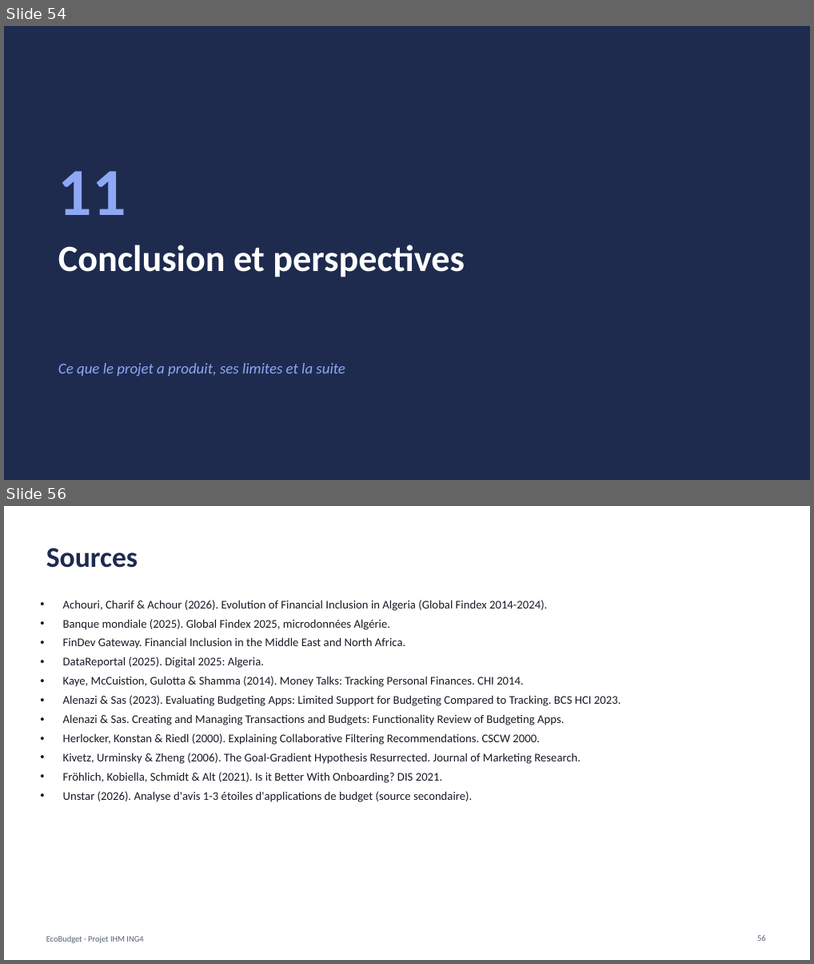
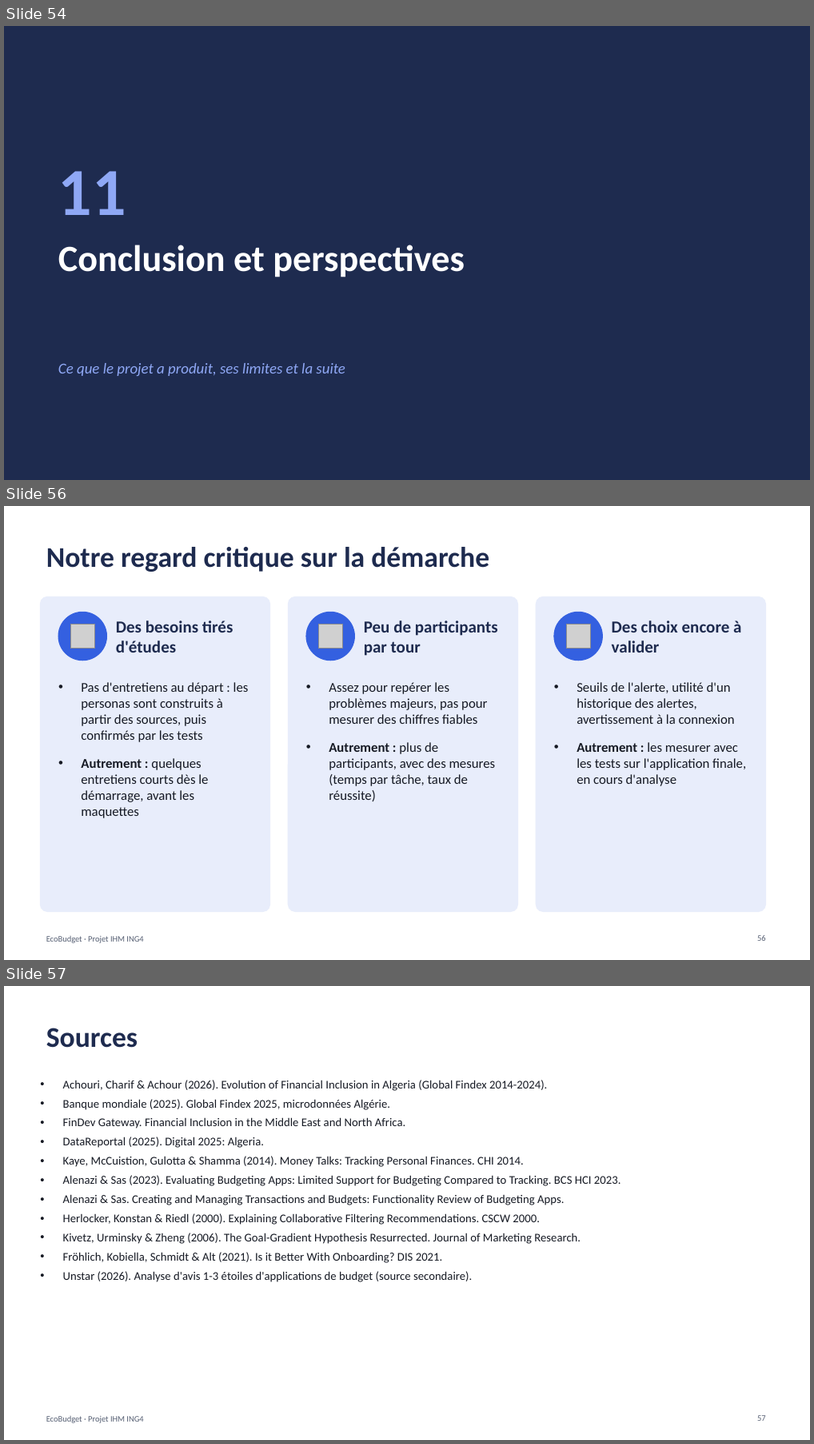
Before and after one commit to kaderouadahi/EcoBudget, a slide deck: livrables/EcoBudget.pptx. Shown one above the other, each under a label of ours: slides 54 and 56 before the commit, slides 54, 56 and 57 after it; the slides between them are not shown. The pictures are 814x964 and 814x1444 pixels, drawn with LibreOffice and Linux fonts; fonts in the diff are those of the drawing; grey boxes stand for pictures. Boxes give left, top, right and bottom in pixels: in the first picture for what was removed or moved away, otherwise in the second. Text is boxed around its words. In the diff, an @@ line names an element or a change of style, - is before the commit and + after.

Commit message:
docs: diaporama, regard critique sur la démarche

```diff
--- a/livrables/EcoBudget.pptx
+++ b/livrables/EcoBudget.pptx
@@ slide 56 added at (x1=4, y1=506, x2=810, y2=960), background #FFFFFF; not listed: 1 template element that a slide beside it also shows @@
@@ title added at (x1=46, y1=547, x2=490, y2=572), 34 pt, text #1E2B4F, bold @@
+Notre regard critique sur la démarche
@@ rounded rectangle added at (x1=40, y1=596, x2=270, y2=912), fill #E8EDFB, outline #E8EDFB 1 pt @@
@@ rounded rectangle added at (x1=288, y1=596, x2=518, y2=912), fill #E8EDFB, outline #E8EDFB 1 pt @@
@@ rounded rectangle added at (x1=536, y1=596, x2=766, y2=912), fill #E8EDFB, outline #E8EDFB 1 pt @@
@@ ellipse added at (x1=58, y1=612, x2=107, y2=660), fill #3460E0, outline #3460E0 1 pt @@
@@ picture added at (x1=70, y1=624, x2=94, y2=648) @@
@@ text added at (x1=116, y1=620, x2=233, y2=652), 20 pt, text #1E2B4F, bold @@
+Des besoins tirés d'études
@@ ellipse added at (x1=306, y1=612, x2=355, y2=660), fill #3460E0, outline #3460E0 1 pt @@
@@ picture added at (x1=318, y1=624, x2=342, y2=648) @@
@@ text added at (x1=364, y1=620, x2=498, y2=656), 20 pt, text #1E2B4F, bold @@
+Peu de participants par tour
@@ ellipse added at (x1=554, y1=612, x2=603, y2=660), fill #3460E0, outline #3460E0 1 pt @@
@@ picture added at (x1=566, y1=624, x2=591, y2=648) @@
@@ text added at (x1=612, y1=620, x2=742, y2=652), 20 pt, text #1E2B4F, bold @@
+Des choix encore à valider
@@ text added at (x1=81, y1=682, x2=249, y2=818), 16 pt, text #161A24 @@
+• Pas d'entretiens au départ : les personas sont construits à partir des sources, puis confirmés par les tests
+• Autrement : quelques entretiens courts dès le démarrage, avant les maquettes
@@ text added at (x1=329, y1=682, x2=496, y2=801), 16 pt, text #161A24 @@
+• Assez pour repérer les problèmes majeurs, pas pour mesurer des chiffres fiables
+• Autrement : plus de participants, avec des mesures (temps par tâche, taux de réussite)
@@ text added at (x1=577, y1=682, x2=746, y2=786), 16 pt, text #161A24 @@
+• Seuils de l'alerte, utilité d'un historique des alertes, avertissement à la connexion
+• Autrement : les mesurer avec les tests sur l'application finale, en cours d'analyse
@@ page number added at (x1=758, y1=935, x2=766, y2=940), 10 pt, text #576074 @@
+56
@@ what was slide 56 is now slide 57 @@
@@ page number at (x1=758, y1=1415, x2=766, y2=1420): text changed @@
-56
+57
```
Also in this commit, not shown: 1 slide changed.
